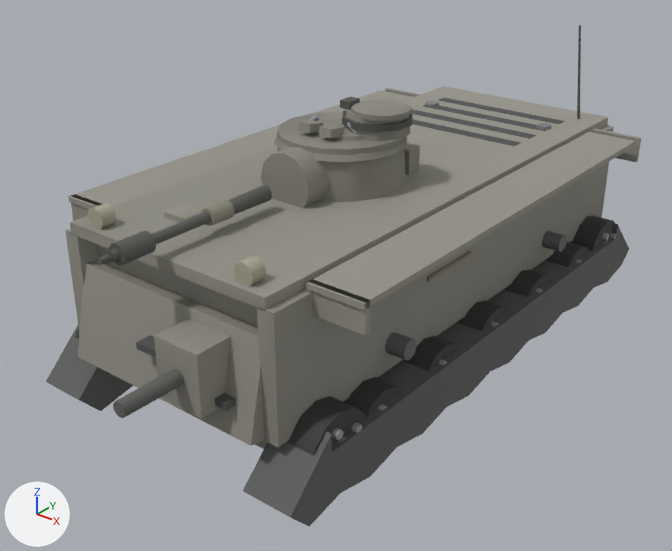
The glTF model client/assets/models/b1bis.glb as it was, and as the next commit left it.
Rendered twice from a 50 mm lens placed at (5.81, -8.05, 5.57), pointed at (-0.02, -0.76, 1.05). The axes (+X, +Y, +Z) are drawn at lower left. The lights are the same throughout. The older version comes first. Where no turn or scale is listed for an object, it has been applied to the vertices. Vertices at exactly the same position are counted once.

The first picture shows 'barrel', 'glacis', 'hullSide', 'hullTop', 'lowerPlate', 'mantlet', 'tracks', 'turretFront', 'turretRoof', 'wheel10', 'wheel11', 'wheel12' and 7 more.
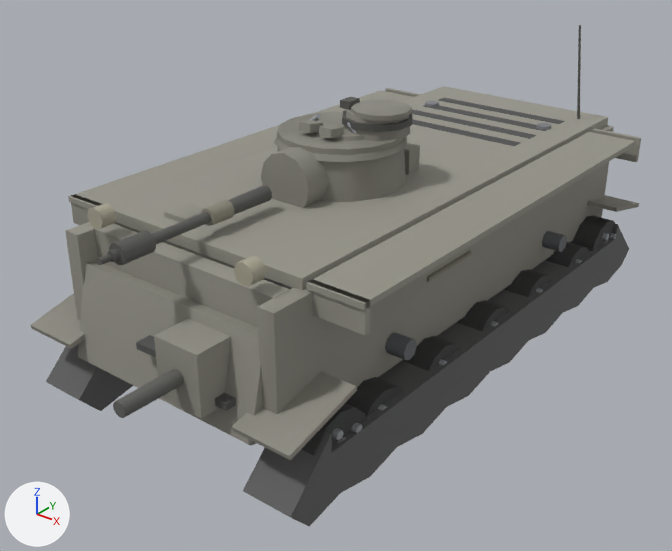
Boxes [x1, y1, x2, y2] around the edits, measured in the pictures (672 x 551 px):
'hullTop', reshaped (8% narrower, 9% shorter)
    before: [70, 86, 608, 311]
    after: [113, 86, 608, 290]
'tracks', reshaped (9% taller)
    before: [46, 223, 629, 527]
    after: [31, 195, 639, 527]
part 1 of me_mesh_14, added
    after: [31, 195, 639, 460]

Edits to the bpy script that builds the scene:
```text
Change me_mesh_14:
    used by ob_tracks; location = (0.0, 0.0, 0.0)
    remove me_mesh_14.from_pydata(...)  # 160 vertices, 296 faces; spans x -1.69..1.69, y -3.5..3.5, z 0.1..1.17
    add me_mesh_14.from_pydata(...)  # 192 vertices, 344 faces; spans x -1.73..1.73, y -3.54..3.5, z 0.1..1.26
    me_mesh_14 part 1
    16 vertices are added at x -1.73..1.09, y -3.54..3.5, z 0.98..1.26
    16 new vertices lie (0.64, 0.0, 0.0) away from vertices in x -1.73..1.09, y -3.54..3.5, z 0.98..1.26
    48 new faces join them
Change me_mesh_19:
    used by ob_hulltop; location = (0.0, 0.0, 0.0)
    before: 0 (1.25, -3.25, 2.18) at pixel (265, 297), 1 (1.25, -3.25, 2.06) at pixel (265, 311), 6 (-1.25, -3.25, 2.18) at pixel (69, 222), 7 (-1.25, -3.25, 2.06) at pixel (71, 233)
    remove me_mesh_19.from_pydata(...)  # 76 vertices, 124 faces; spans x -1.25..1.25, y -3.25..3.25, z 2.06..2.22
    add me_mesh_19.from_pydata(...)  # 76 vertices, 124 faces; spans x -1.25..1.25, y -2.8..3.25, z 2.06..2.22
    me_mesh_19 part 2
    add for i in [0, 1, 6, 7]: me_mesh_19.vertices[i].co += Vector((0.0, 0.45, 0.0))
```
